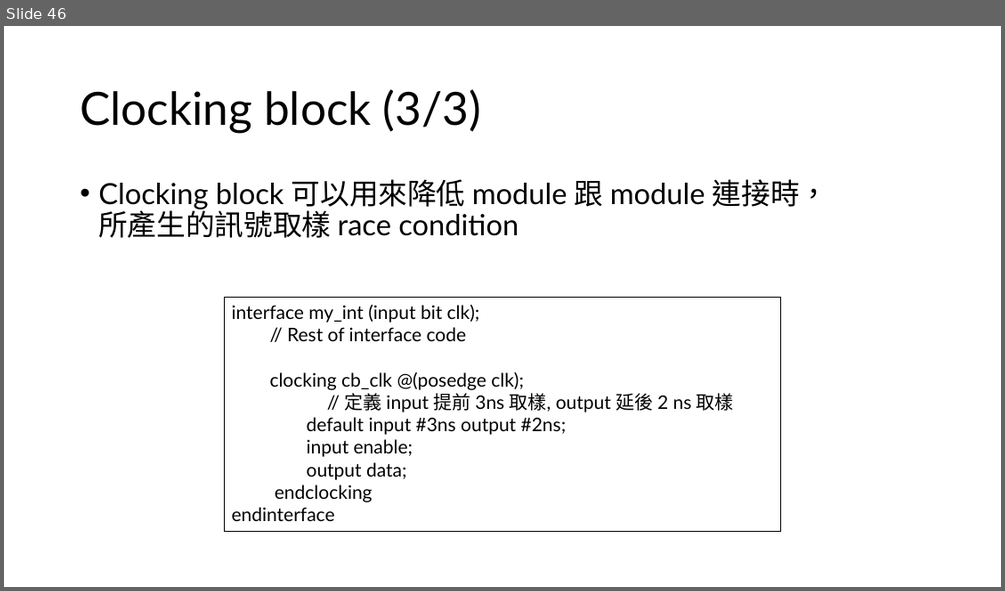
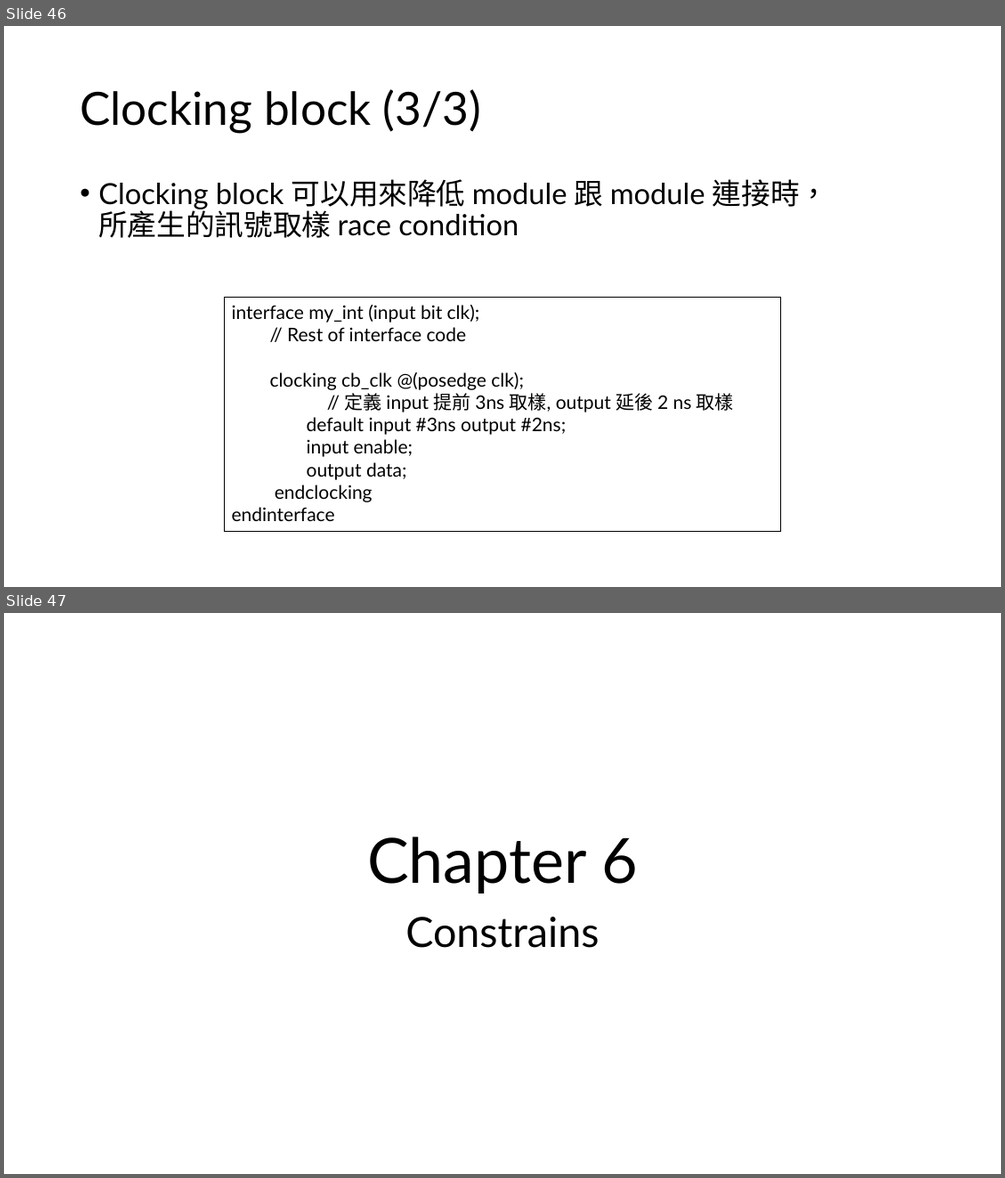
Before and after one commit to s9001055/DV_learning, a slide deck: SystemVerilog_語法學習.pptx. Shown one above the other, each under a label of ours: slide 46 before the commit, slides 46 and 47 after it. The pictures are 1005x591 and 1005x1178 pixels, drawn with LibreOffice and Linux fonts; fonts in the diff are those of the drawing. Boxes give left, top, right and bottom in pixels: in the first picture for what was removed or moved away, otherwise in the second. Text is boxed around its words. In the diff, an @@ line names an element or a change of style, - is before the commit and + after.

Commit message:
Add: Constraints 1. rand, randc 2. constrain block 3. inside, constrain weighted

```diff
--- a/SystemVerilog_語法學習.pptx
+++ b/SystemVerilog_語法學習.pptx
@@ slide 47 added at (x1=4, y1=613, x2=1001, y2=1174), background #FFFFFF @@
@@ title added at (x1=367, y1=836, x2=638, y2=893), 60 pt, text #000000 @@
+Chapter 6
@@ subtitle added at (x1=405, y1=916, x2=599, y2=948), 40 pt, text #000000 @@
+Constrains
```
Also in this commit, not shown: 1 slide changed, 6 other files.
